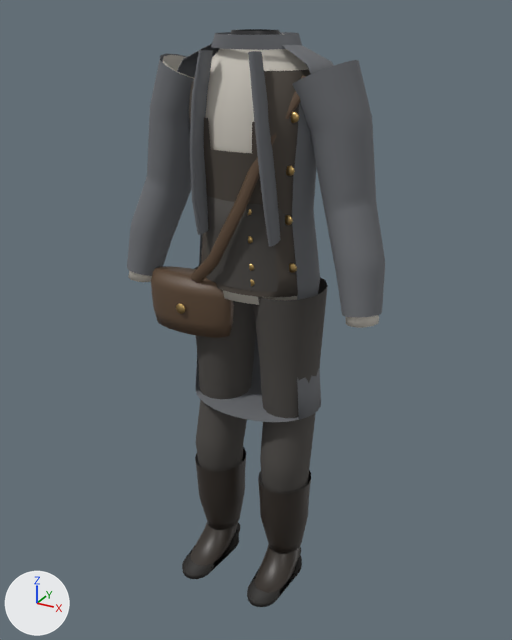
The FBX model 02_Art/exports/fbx/tls_chr_030_edmund_outfit_v001.fbx, before and after one commit.
The view is the same before and after, from a 50 mm lens placed at (0.846, -1.539, 1.56), pointed at (0.006, -0.012, 0.797). Every picture has the same lights, and +X, +Y and +Z are marked at lower left. The first picture is the older version.

Before the edit, the objects in view are built like this:
```python
ob_edmund_boots = bpy.data.objects.new('Edmund_Boots', me_edmund_boots)
ob_edmund_boots.location = (0.0, 0.0, 0.0)
ob_edmund_coat = bpy.data.objects.new('Edmund_Coat', me_edmund_coat)
ob_edmund_coat.location = (0.0, 0.0, 0.0)
ob_edmund_neckcloth = bpy.data.objects.new('Edmund_Neckcloth', me_edmund_neckcloth)
ob_edmund_neckcloth.location = (0.0, 0.0, 0.0)
ob_edmund_satchel = bpy.data.objects.new('Edmund_Satchel', me_edmund_satchel)
ob_edmund_satchel.location = (0.0, 0.0, 0.0)
# also in view: 'Edmund_Trousers' at (0.0, 0.01, 0.614); 'Edmund_Shirt' at (0.0, 0.001, 1.189); 'Edmund_Waistcoat' at (0.0, 0.001, 1.17)
```
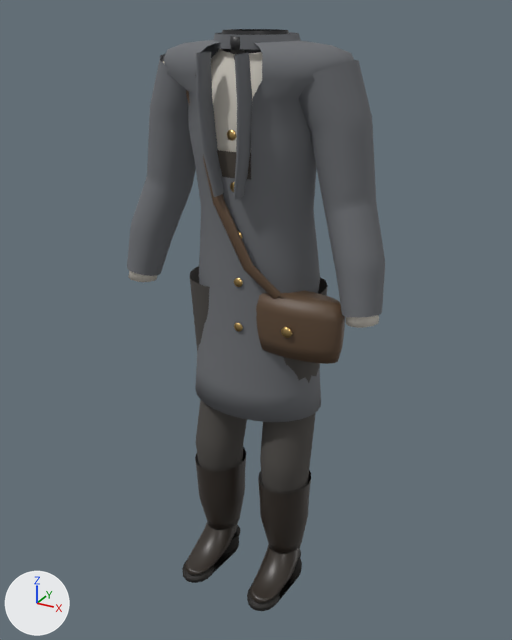
Changed parts and their boxes [x1, y1, x2, y2] in the pictures (512 x 640 px; the box of a moved part takes in the faces that stretch with it):
'Edmund_Satchel', reshaped
    before: [151, 75, 305, 338]
    after: [186, 90, 345, 364]
'Edmund_Neckcloth', reshaped
    before: [231, 29, 280, 35]
    after: [222, 29, 289, 60]
part 1 of me_edmund_coat, moved or reshaped
    before: [290, 112, 299, 123]
    after: [227, 130, 236, 141]
part 2 of me_edmund_coat, moved or reshaped
    before: [286, 165, 295, 176]
    after: [230, 182, 234, 192]
part 3 of me_edmund_coat, moved or reshaped
    before: [285, 215, 293, 225]
    after: [238, 231, 242, 239]
part 4 of me_edmund_coat, moved or reshaped
    before: [289, 263, 297, 273]
    after: [234, 278, 243, 287]
part 5 of me_edmund_coat, added
    after: [234, 323, 243, 332]
part 6 of me_edmund_coat, added
    after: [233, 53, 252, 200]
part 7 of me_edmund_coat, added
    after: [196, 52, 224, 197]
part 8 of me_edmund_coat, moved or reshaped
    before: [177, 44, 334, 247]
    after: [163, 40, 354, 99]
part 9 of me_edmund_satchel, moved or reshaped
    before: [152, 266, 234, 338]
    after: [256, 290, 345, 364]
part 10 of me_edmund_satchel, moved or reshaped
    before: [151, 269, 233, 320]
    after: [256, 295, 345, 345]
part 11 of me_edmund_satchel, moved or reshaped
    before: [176, 303, 185, 314]
    after: [281, 327, 292, 338]
part 12 of me_edmund_satchel, moved or reshaped
    before: [190, 75, 305, 284]
    after: [186, 90, 281, 299]
'Edmund_Trousers', unchanged, covered by the edit
    before: [194, 196, 328, 554]
    after: [190, 266, 328, 554]
'Edmund_Waistcoat', unchanged, covered by the edit
    before: [189, 68, 311, 297]
    after: [195, 75, 251, 180]

Patch to the scene script:
```diff
--- a/02_Art/exports/fbx/tls_chr_030_edmund_outfit_v001.fbx.py
+++ b/02_Art/exports/fbx/tls_chr_030_edmund_outfit_v001.fbx.py
@@ me_edmund_coat @@
-me_edmund_coat.from_pydata(...)  # 1833 vertices, 1640 faces; spans x -0.365..0.365, y -0.153..0.143, z 0.56..1.508
+me_edmund_coat.from_pydata(...)  # 1886 vertices, 1854 faces; spans x -0.365..0.365, y -0.177..0.143, z 0.56..1.508
+# me_edmund_coat part 1: the loose piece of 58 vertices spanning x 0.128..0.152, y -0.083..-0.073, z 1.328..1.352 is moved by (-0.126, -0.059, -0.04)
+# me_edmund_coat part 2: the loose piece of 58 vertices spanning x 0.118..0.142, y -0.077..-0.068, z 1.208..1.232 is moved by (-0.116, -0.052, -0.04)
+# me_edmund_coat part 3: the loose piece of 58 vertices spanning x 0.11..0.134, y -0.065..-0.056, z 1.088..1.112 is moved by (-0.108, -0.054, -0.04)
+# me_edmund_coat part 4: the loose piece of 58 vertices spanning x 0.121..0.145, y -0.06..-0.05, z 0.968..0.992 is moved by (-0.119, -0.059, -0.04)
+# me_edmund_coat part 5: the loose piece of 58 vertices spanning x 0.121..0.145, y -0.06..-0.05, z 0.968..0.992 is copied, and the copy is moved by (-0.119, -0.061, -0.16); it spans x 0.002..0.026, y -0.12..-0.111, z 0.808..0.832
+# me_edmund_coat part 6: a new loose piece of 40 vertices spanning x 0.018..0.061, y -0.177..-0.103, z 1.157..1.473, in mat_tls_edmund_coatwool (grey #6b6e72)
+# me_edmund_coat part 7: a new loose piece of 40 vertices spanning x -0.061..-0.018, y -0.177..-0.103, z 1.157..1.473, in mat_tls_edmund_coatwool (grey #6b6e72)
+# me_edmund_coat part 8: 69 vertices moved from x -0.205..0.205, y -0.048..0.126, z 1.42..1.475 to x -0.25..0.25, y -0.049..0.128, z 1.42..1.47; 181 vertices removed from x -0.178..0.178, y -0.153..0.072, z 1.045..1.495; 96 vertices added at x -0.217..0.217, y -0.128..0.101, z 1.42..1.495
 me_edmund_coat.materials.append(mat_tls_edmund_coatwool)
@@ me_edmund_satchel @@
-me_edmund_satchel.from_pydata(...)  # 293 vertices, 318 faces; spans x -0.283..0.174, y -0.136..-0.027, z 0.765..1.427
+me_edmund_satchel.from_pydata(...)  # 293 vertices, 318 faces; spans x -0.174..0.283, y -0.136..-0.027, z 0.765..1.427
+# me_edmund_satchel part 9: the loose piece of 122 vertices spanning x -0.283..-0.027, y -0.123..-0.027, z 0.765..0.918 is moved by (0.31, 0.0, 0.0)
+# me_edmund_satchel part 10: the loose piece of 73 vertices spanning x -0.283..-0.027, y -0.123..-0.027, z 0.82..0.912 is moved by (0.31, 0.0, 0.0)
+# me_edmund_satchel part 11: the loose piece of 58 vertices spanning x -0.169..-0.141, y -0.13..-0.119, z 0.826..0.854 is moved by (0.31, 0.0, 0.0)
+# me_edmund_satchel part 12: 40 of 293 vertices moved; they spanned x -0.132..0.174, y -0.136..-0.049, z 0.909..1.427 and now span x -0.174..0.132, y -0.136..-0.049, z 0.909..1.427; mean shift (-0.044, 0.0, 0.0); largest move (0.174, -0.058, 1.413) -> (-0.146, -0.052, 1.427)
 me_edmund_satchel.materials.append(mat_tls_edmund_satchelleather)
@@ me_edmund_neckcloth @@
-me_edmund_neckcloth.from_pydata(...)  # 187 vertices, 172 faces; spans x -0.061..0.061, y -0.077..0.056, z 1.4194..1.515
+me_edmund_neckcloth.from_pydata(...)  # 187 vertices, 172 faces; spans x -0.082..0.082, y -0.1..0.076, z 1.4112..1.515
+# me_edmund_neckcloth part 13: 187 of 187 vertices moved; they spanned x -0.061..0.061, y -0.077..0.056, z 1.4194..1.515 and now span x -0.082..0.082, y -0.1..0.076, z 1.4112..1.515; mean shift (0.0, -0.0092, -0.0028)
 me_edmund_neckcloth.materials.append(mat_tls_edmund_neckcloth)
```
